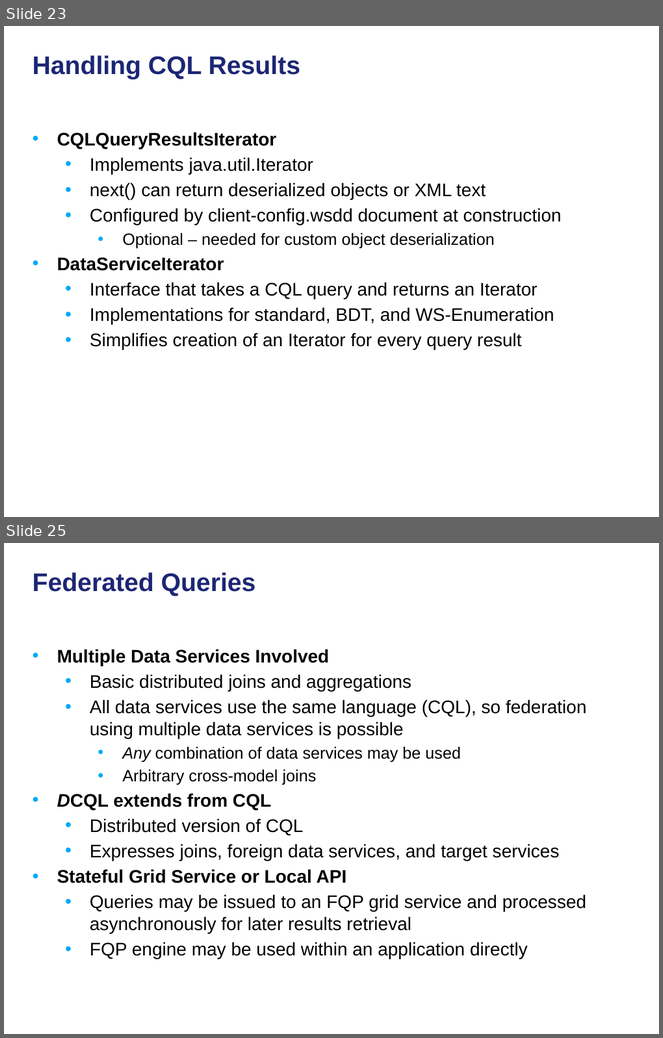
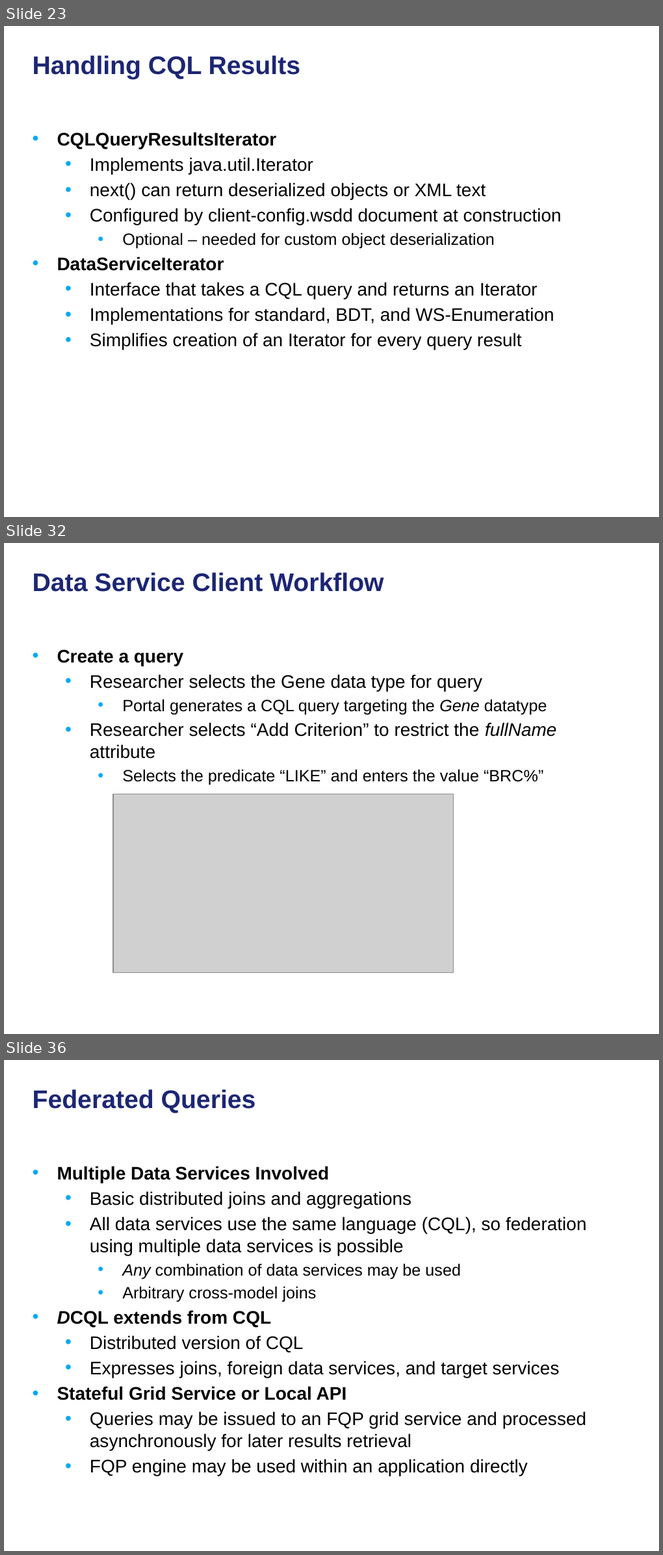
Before and after one commit to NCIP/cagrid-docs, a slide deck: presentations/200906_Novartis/caGrid Data Services.pptx. Shown one above the other, each under a label of ours: slides 23 and 25 before the commit, slides 23, 32 and 36 after it; the slides between them are not shown. The pictures are 663x1038 and 663x1555 pixels, drawn with LibreOffice and Linux fonts; fonts in the diff are those of the drawing; grey boxes stand for pictures; background and template pictures are left out. Boxes give left, top, right and bottom in pixels: in the first picture for what was removed or moved away, otherwise in the second. Text is boxed around its words. In the diff, an @@ line names an element or a change of style, - is before the commit and + after.

```diff
--- a/presentations/200906_Novartis/caGrid Data Services.pptx
+++ b/presentations/200906_Novartis/caGrid Data Services.pptx
@@ slide 32 added at (x1=4, y1=543, x2=659, y2=1034), background picture (left out) @@
@@ title added at (x1=33, y1=572, x2=384, y2=592), 28 pt, text #1C2674, bold @@
+Data Service Client Workflow
@@ text added at (x1=57, y1=650, x2=557, y2=785), 20 pt, text #000000 @@
+• Create a query
+  • Researcher selects the Gene data type for query
+    • Portal generates a CQL query targeting the Gene datatype
+  • Researcher selects “Add Criterion” to restrict the fullName attribute
+    • Selects the predicate “LIKE” and enters the value “BRC%”
@@ picture added at (x1=113, y1=794, x2=454, y2=973) @@
@@ what was slide 25 is now slide 36 @@
```
Also in this commit, not shown: 12 other slides added, 1 slide removed.
